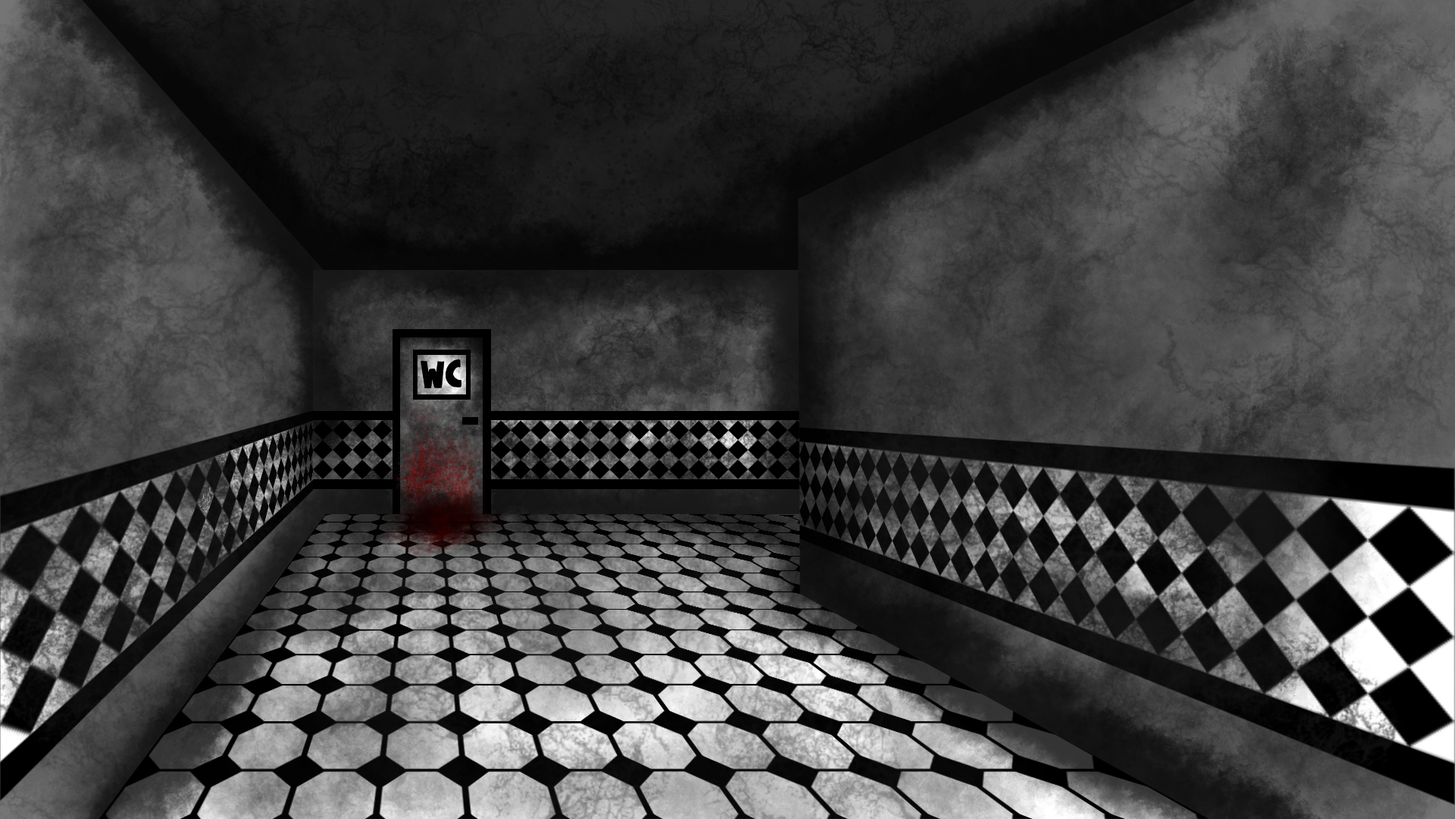
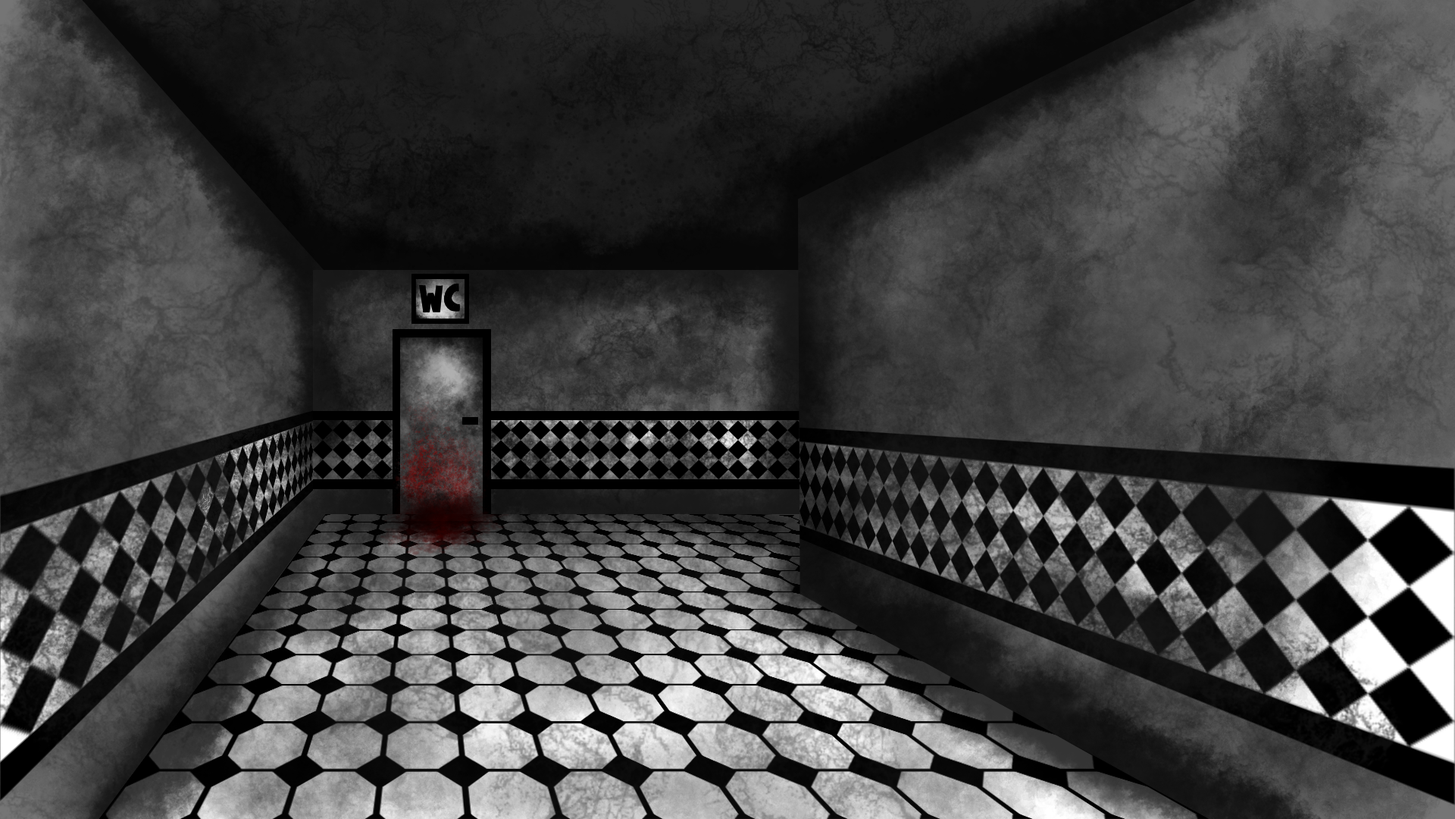
Revision of a layered (1455, 819) image; what changed, layer by layer:
painted on "Paint Layer 8" over box(411, 273, 471, 400)
painted on "Paint Layer 24" over box(411, 273, 471, 400)
painted on "Paint Layer 26" over box(411, 273, 471, 400)
painted on "Paint Layer 25" over box(411, 273, 471, 400)
painted on "Paint Layer 23" over box(411, 291, 471, 400)
painted on "Paint Layer 22" over box(411, 286, 471, 400)
painted on "Paint Layer 3" (1st of 2, in "ParedeFrente" › "quadriculado") over box(413, 388, 471, 400)
painted on "Paint Layer 2" (1st of 2, in "ParedeFrente" › "quadriculado") over box(413, 388, 471, 400)
painted on "Paint Layer 17" over box(411, 273, 471, 400)
painted on "Paint Layer 16" over box(411, 273, 471, 400)
painted on "Paint Layer 14" over box(413, 349, 471, 400)
painted on "Paint Layer 15" over box(411, 291, 471, 400)
painted on "Paint Layer 12" over box(411, 273, 437, 400)
painted on "Paint Layer 10" over box(413, 388, 471, 400)
painted on "Paint Layer 9" over box(413, 388, 471, 400)
painted on "chao" (2nd of 2, in "chao") over box(413, 349, 471, 400)
painted on "Paint Layer 21" over box(411, 273, 470, 324)
painted on "Paint Layer 20" over box(411, 273, 470, 324)
painted on "Paint Layer 19" over box(411, 273, 470, 292)
painted on "teto" (2nd of 2, in "teto") over box(411, 273, 471, 400)
